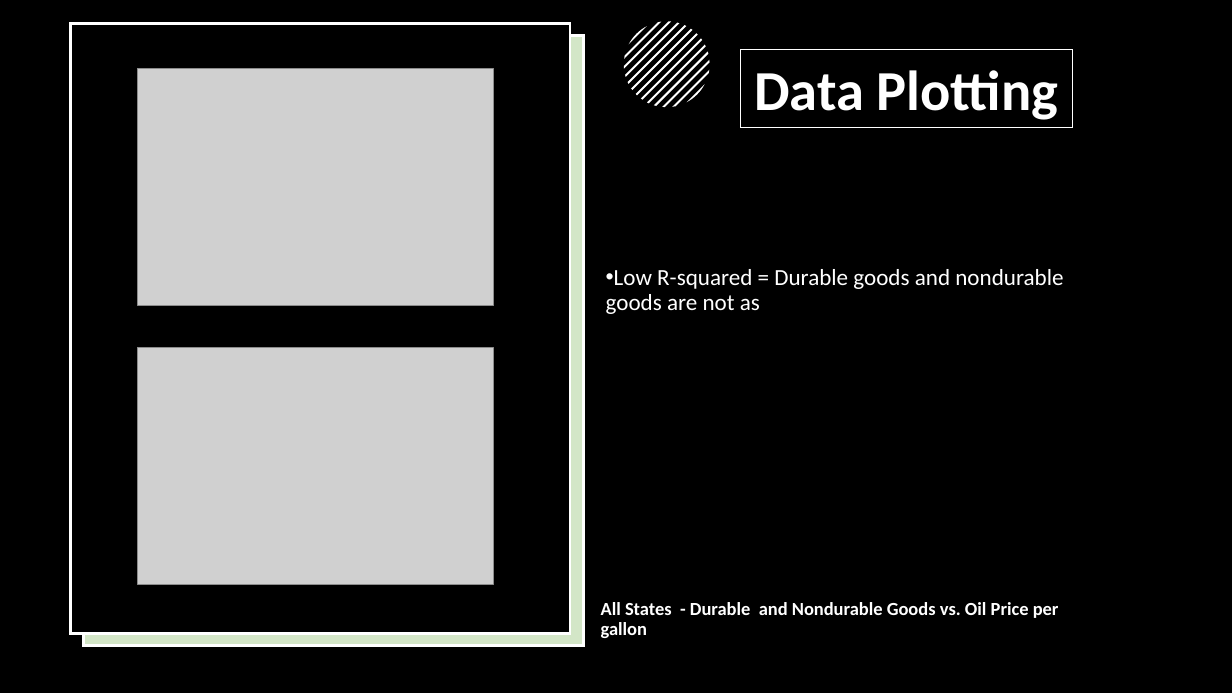
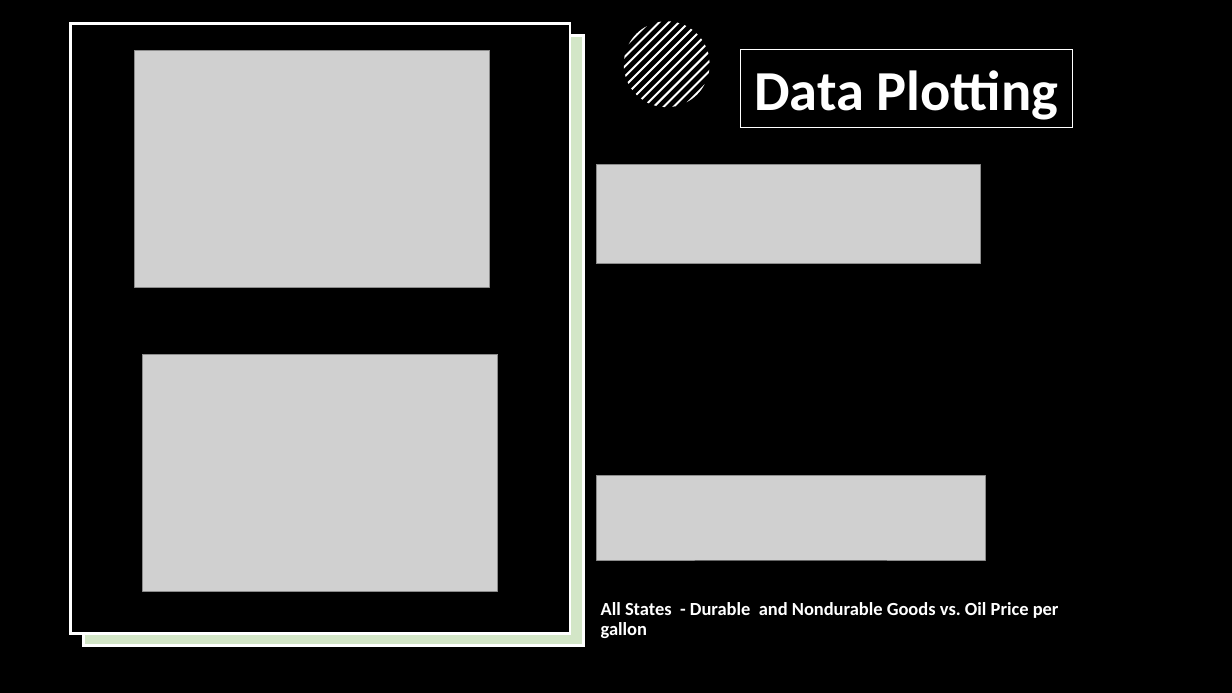
Before and after one commit to jrulloa/project-one, a slide deck: slide 8 of Is gasoline price a good indicator of Consumer Spending.pptx. Drawn at 1232x693 pixels with LibreOffice and Linux fonts; fonts in the diff are those of the drawing; grey boxes stand for pictures. Boxes give left, top, right and bottom in pixels: in the first picture for what was removed or moved away, otherwise in the second. Text is boxed around its words. In the diff, an @@ line names an element or a change of style, - is before the commit and + after.

```diff
--- a/Is gasoline price a good indicator of Consumer Spending.pptx
+++ b/Is gasoline price a good indicator of Consumer Spending.pptx
@@ picture: place and size @@
-picture at box(138, 348, 494, 585)
+picture at box(134, 50, 490, 287)
@@ picture added at box(597, 165, 982, 263) @@
@@ text removed at box(606, 269, 1063, 314) @@
-• Low R-squared = Durable goods and nondurable goods are not as
@@ picture: place and size @@
-picture at box(138, 68, 494, 306)
+picture at box(142, 354, 498, 592)
@@ picture added at box(597, 475, 986, 560) @@
```
Also in this commit, not shown: 10 other slides changed.
